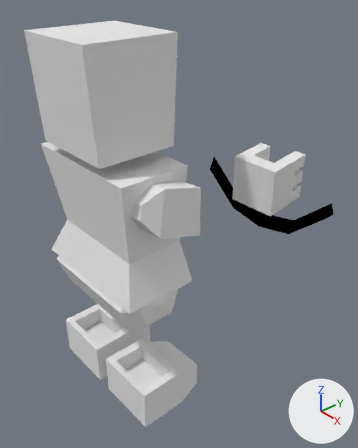
One commit to the Blender file scripts/fishing/fishingpole/line.blend: the scene before it, then after it.
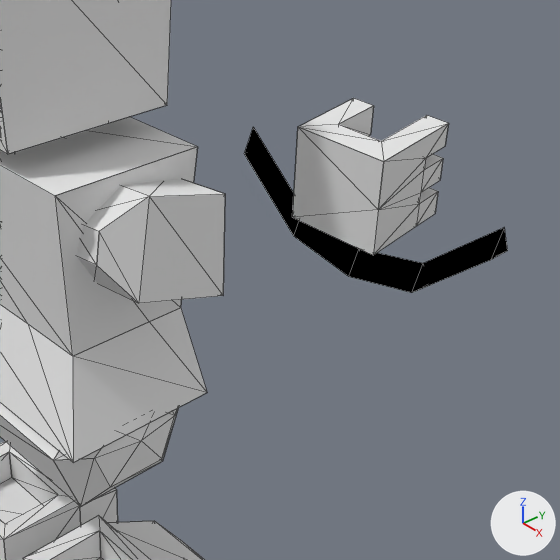
There are two pictures of each version: one whole from a camera (50 mm lens) standing at (1.894, -2.42, 1.399) and looking at (-0.394, -0.43, -0.313), one close up on the part from 27% to 100% of the width and 22% to 80% of the height. The lights are fixed; the arrows at lower right show +X, +Y and +Z. The close-ups show mesh edges as thin lines.

In view in the first close-up: 'base_Mesh.042', 'string'.
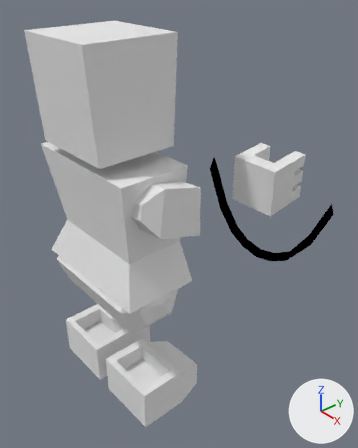
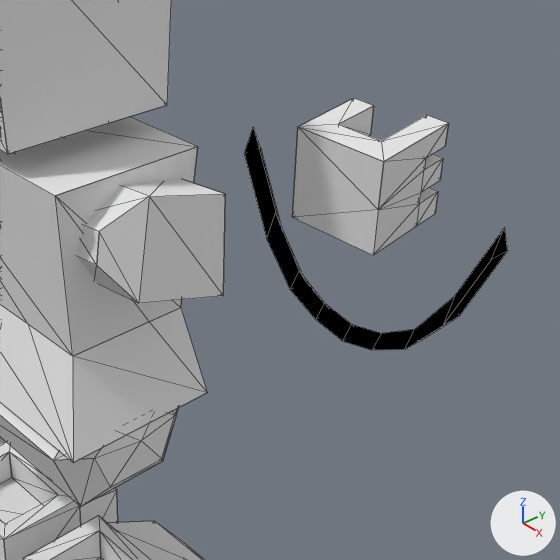
Boxes (x1, y1, x2, y2) around the edits, measured in the close-ups (560 x 560 px):
'string', reshaped (34% taller): before (244, 127, 508, 293); after (244, 127, 508, 350)
part 1 of me_plane, built on: before (244, 127, 504, 293); after (244, 127, 507, 350)

The edits, one by one:
me_plane is used by ob_string; location (0.0, 0.0, 0.0).
me_plane had 20 vertices, 14 faces and spanned x -0.5..0.5, y -0.04..0.04, z -0.31..0.05.
me_plane now has 36 vertices, 26 faces and spans x -0.5..0.5, y -0.04..0.04, z -0.56..0.05.
Part 1, on me_plane:
4 vertices are removed from x 0.0, y -0.04..0.04, z -0.31..-0.22.
6 faces are deleted.
4 vertices in x -0.25, y -0.04..0.04, z -0.26..-0.17 move by (-0.125, 0.0, -0.06).
4 vertices in x 0.25, y -0.04..0.04, z -0.26..-0.17 move by (0.125, 0.0, -0.06).
15 vertices are added at x -0.25..0.25, y -0.04..0.0, z -0.56..-0.41.
5 new vertices lie (0.0, 0.08, 0.0) away from vertices in x -0.25..0.25, y -0.04, z -0.56..-0.47.
18 new faces join them.
